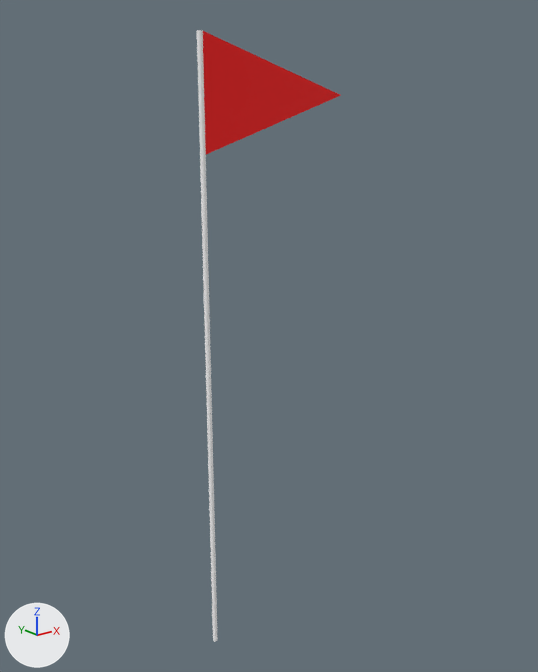
Renders of the OBJ model data/geom/flag/flag.obj from each side of a commit.
Rendered twice from a camera (50 mm lens) standing at (-1.84, -2.75, 2.72) and looking at (0.4, 0.04, 1.6). The lights are fixed; the arrows at lower left show +X, +Y and +Z. Where no turn or scale is listed for an object, it has been applied to the vertices.

Script lines for the objects in view, before the commit:
```python
me_cylinder1 = bpy.data.meshes.new('cylinder1')
me_cylinder1.from_pydata(...)  # 49 vertices, 94 faces; spans x -0.01..0.81, y -0.01..0.01, z 0.0..3.0
# faces by material slot: [6, 88]
me_cylinder1.materials.append(mat_mtrl_red)  # red #ff0000
me_cylinder1.materials.append(mat_mtrl_white)  # white #ffffff
ob_cylinder1 = bpy.data.objects.new('cylinder1', me_cylinder1)
ob_cylinder1.location = (0.0, 0.0, 0.0)
```
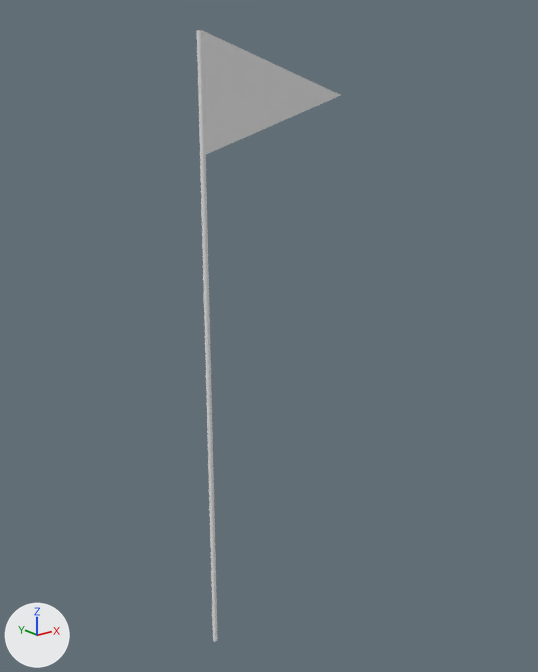
Pixel boxes (x1, y1, x2, y2) of what changed, in the pictures (538 x 672 px):
part 1 of me_cylinder1, recoloured (red to white)
    both: (203, 31, 341, 154)
part 2 of me_cylinder1, recoloured
    both: (197, 30, 218, 642)

The change, as a diff of the scene's bpy script:
```diff
--- a/data/geom/flag/flag.obj.py
+++ b/data/geom/flag/flag.obj.py
@@ mat_geom_flag_white @@
+mat_geom_flag_white = principled_material('geom/flag/white')
+mat_geom_flag_white.base_color = (0.8, 0.8, 0.8)  # white #e7e7e7
+mat_geom_flag_white.roughness = 1.0
@@ mat_geom_flag_red @@
+mat_geom_flag_red = principled_material('geom/flag/red')
+mat_geom_flag_red.base_color = (0.8, 0.8, 0.8)  # white #e7e7e7
+mat_geom_flag_red.roughness = 1.0
@@ me_cylinder1 @@
 me_cylinder1.from_pydata(...)  # 49 vertices, 94 faces; spans x -0.01..0.81, y -0.01..0.01, z 0.0..3.0
 # used by ob_cylinder1; location = (0.0, 0.0, 0.0)
+# me_cylinder1 part 1: all 6 faces that had it switch from mat_mtrl_red (red #ff0000) to mat_geom_flag_red (white #e7e7e7)
+# me_cylinder1 part 2: all 88 faces that had it switch from mat_mtrl_white (white #ffffff) to mat_geom_flag_white (white #e7e7e7)
```
